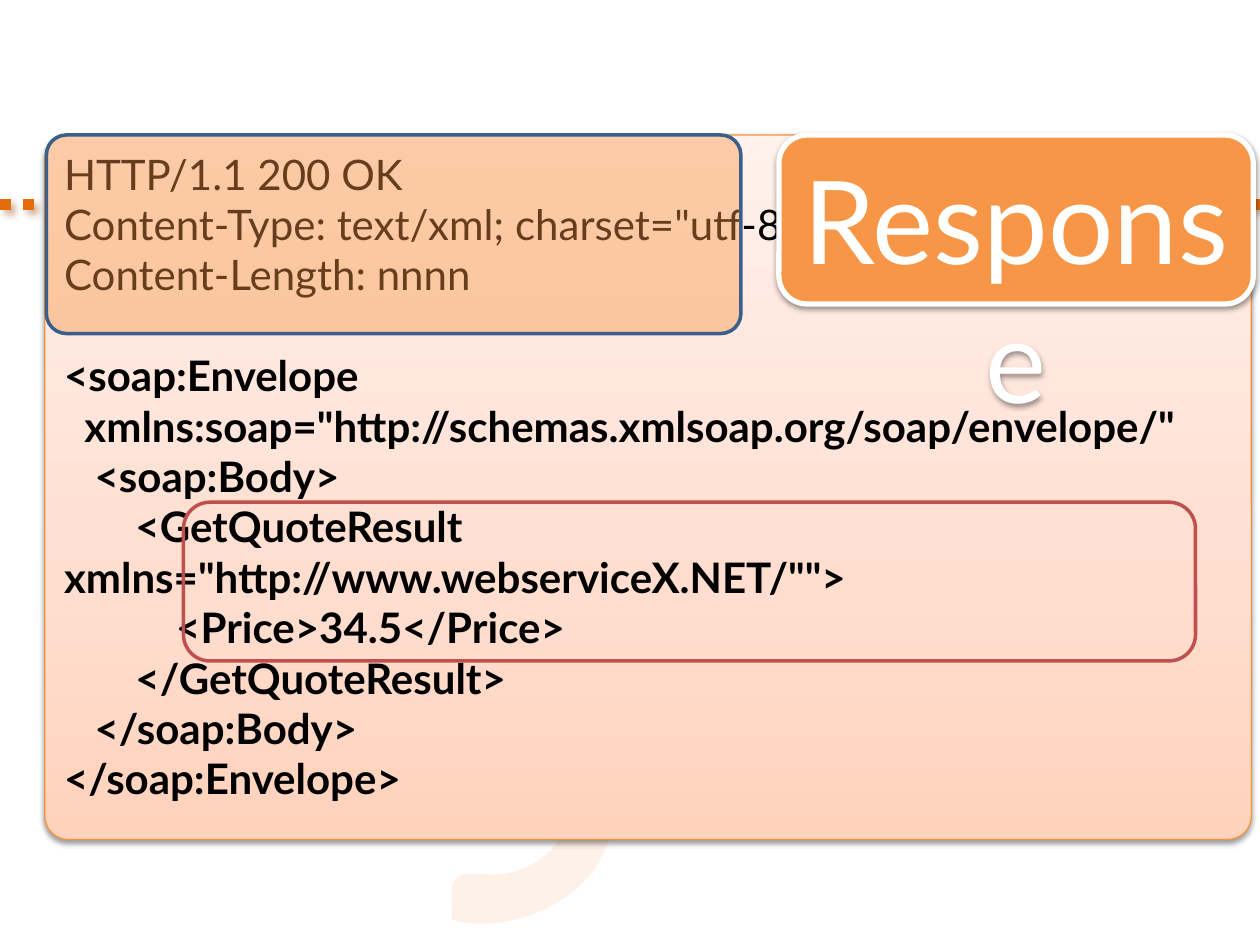
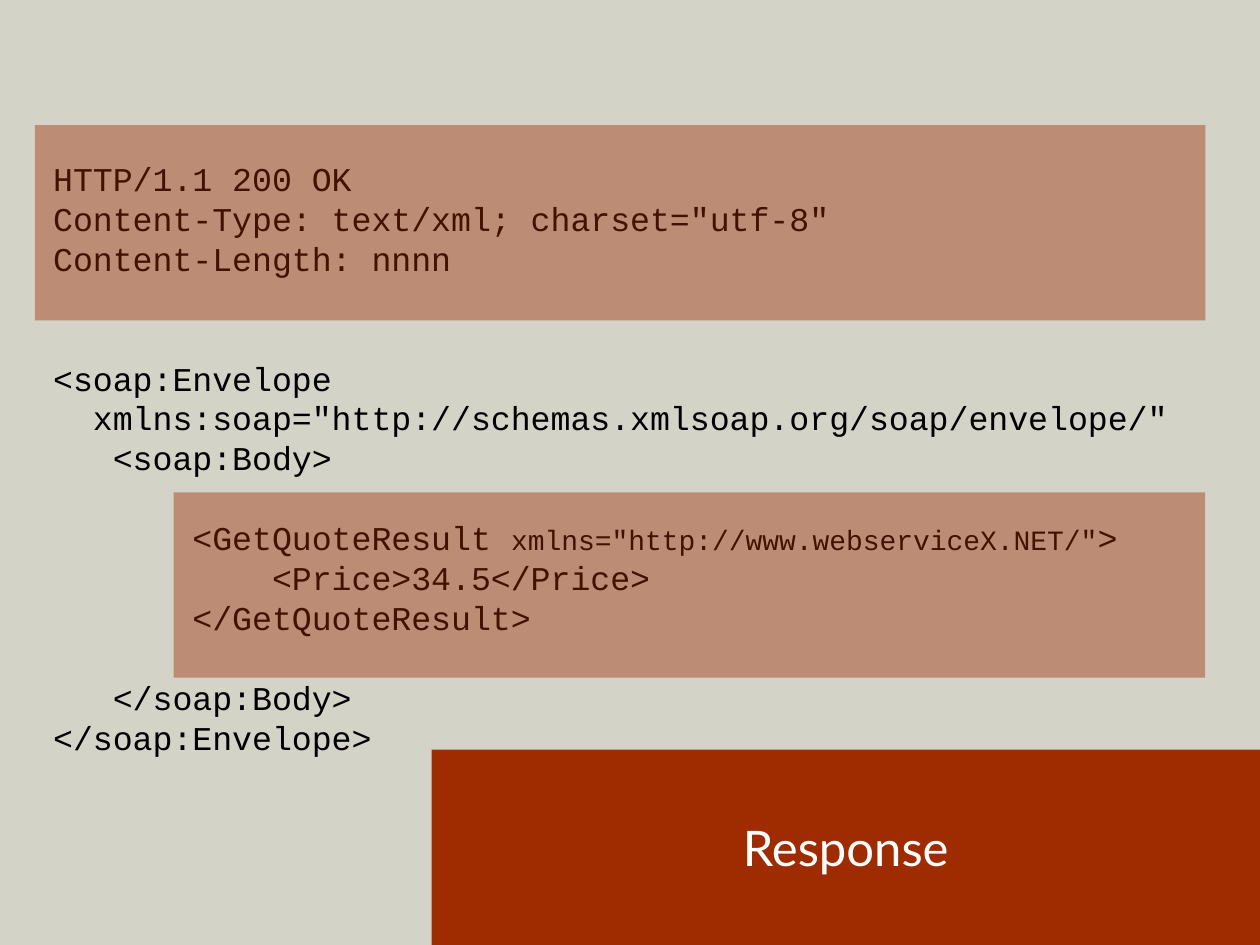
Before and after one commit to novotnyr/kopr-portal, a slide deck: slide 10 of content/soap-web-services/kopr-soap-web-services.pptx (slide 9 before the commit). Drawn at 1260x945 pixels with LibreOffice and Linux fonts; fonts in the diff are those of the drawing. Boxes give left, top, right and bottom in pixels: in the first picture for what was removed or moved away, otherwise in the second. Text is boxed around its words. In the diff, an @@ line names an element or a change of style, - is before the commit and + after.

Commit message:
Slajdy k SOAP aktualizovane do 2022

```diff
--- a/content/soap-web-services/kopr-soap-web-services.pptx
+++ b/content/soap-web-services/kopr-soap-web-services.pptx
@@ background #FFFFFF to #D3D3C8 @@
@@ text "HTTP/1.1 200 OK Content-Type: text/xml; ...": place and size @@
-text "HTTP/1.1 200 OK Content-Type: text/xml; ..." at (44,135,1251,839)
+text "HTTP/1.1 200 OK Content-Type: text/xml; ..." at (53,167,1168,757)
@@ text "HTTP/1.1 200 OK Content-Type: text/xml; ..." at (53,167,1168,757): vertical alignment top to middle; fill gradient #FFD2BD to #FFDED0 to #FFF2ED to none; outline #F69240 0.75 pt to none; shadow off @@
@@ text removed at (233,65,1260,945) @@
-SOAP
@@ rectangle added at (35,125,1206,320), fill #9F2B00 at 42% opacity @@
@@ rounded rectangle removed at (47,135,741,334) @@
@@ text at (53,167,1168,757): text changed; size 24 to 19 pt; font Lato to Courier New; bold off @@
-HTTP/1.1 200 OK
-Content-Type: text/xml; charset="utf-8"
-Content-Length: nnnn
-<soap:Envelope
-xmlns:soap="http://schemas.xmlsoap.org/soap/envelope/"
-<soap:Body>
-<GetQuoteResult xmlns="http://www.webserviceX.NET/"">
-<Price>34.5</Price>
-</GetQuoteResult>
-</soap:Body>
-</soap:Envelope>
+HTTP/1.1 200 OK
+Content-Type: text/xml; charset="utf-8"
+Content-Length: nnnn
+<soap:Envelope
+xmlns:soap="http://schemas.xmlsoap.org/soap/envelope/"
+<soap:Body>
+<GetQuoteResult xmlns="http://www.webserviceX.NET/">
+<Price>34.5</Price>
+</GetQuoteResult>
+</soap:Body>
+</soap:Envelope>
@@ line removed from (0, 204) to (1260, 204) @@
@@ rectangle added at (174,493,1206,678), fill #9F2B00 at 42% opacity @@
@@ rounded rectangle removed at (184,503,1196,662) @@
@@ rectangle "Response": place and size @@
-rectangle "Response" at (779,135,1252,304)
+rectangle "Response" at (432,750,1260,945)
@@ rectangle "Response" at (432,750,1260,945): size 66 to 28 pt; more space between paragraphs; vertical alignment top to middle; rounded rectangle to rectangle; fill #F79646 to #9F2B00; outline #FFFFFF 3 pt to none; shadow off @@
```
Also in this commit, not shown: 42 other slides changed, 18 slides added, 40 slides removed, 1 other file.
